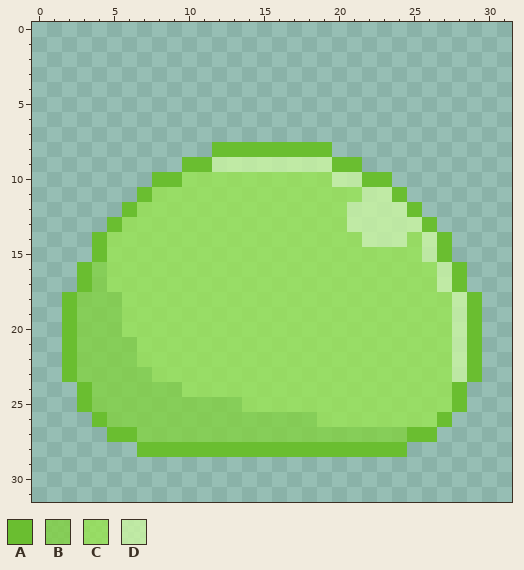
Pixel-art sprite: Assets/StreamingAssets/Sprites/Enemy/2001.png. Above, as it was before the edit.
The file is 32x32 pixels.
Palette (. is transparent): A #6abe30  B #82d240c8  C #99e550c8  D #cbf6a1c8
Pixels before, first column x 2:
 8 ..........AAAAAAAA..........
 9 ........AADDDDDDDDAA........
10 ......AACCCCCCCCCCDDAA......
11 .....ACCCCCCCCCCCCCCDDA.....
12 ....ACCCCCCCCCCCCCCDDDDA....
13 ...ACCCCCCCCCCCCCCCDDDDDA...
14 ..ACCCCCCCCCCCCCCCCCDDDCDA..
15 ..ACCCCCCCCCCCCCCCCCCCCCDA..
16 .ABCCCCCCCCCCCCCCCCCCCCCCDA.
17 .ABCCCCCCCCCCCCCCCCCCCCCCDA.
18 ABBBCCCCCCCCCCCCCCCCCCCCCCDA
19 ABBBCCCCCCCCCCCCCCCCCCCCCCDA
20 ABBBCCCCCCCCCCCCCCCCCCCCCCDA
21 ABBBBCCCCCCCCCCCCCCCCCCCCCDA
22 ABBBBCCCCCCCCCCCCCCCCCCCCCDA
23 ABBBBBCCCCCCCCCCCCCCCCCCCCDA
24 .ABBBBBBCCCCCCCCCCCCCCCCCCA.
25 .ABBBBBBBBBBCCCCCCCCCCCCCCA.
26 ..ABBBBBBBBBBBBBBCCCCCCCCA..
27 ...AABBBBBBBBBBBBBBBBBBAA...
28 .....AAAAAAAAAAAAAAAAAA.....
New version:
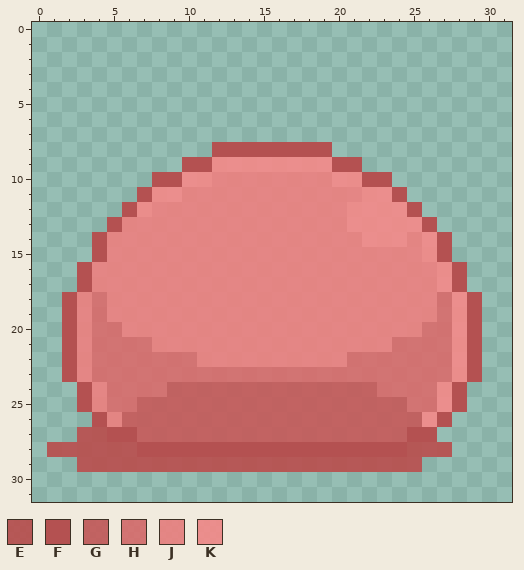
Colours new in this view: E #bb4949de  F #b45151  G #c85656de  H #db6969de  J #f07e7ede  K #f88787de
What changed:
Changed rows in their new state; - is an unchanged pixel.
first column x 1:
 8 -----------FFFFFFFF----------
 9 ---------FFKKKKKKKKFF--------
10 -------FFKKJJJJJJJJKKFF------
11 ------FKKJJJJJJJJJJJJKKF-----
12 -----FKJJJJJJJJJJJJJKKKKF----
13 ----FJJJJJJJJJJJJJJJKKKKKF---
14 ---FJJJJJJJJJJJJJJJJJKKKJKF--
15 ---FJJJJJJJJJJJJJJJJJJJJJKF--
16 --FJJJJJJJJJJJJJJJJJJJJJJJKF-
17 --FJJJJJJJJJJJJJJJJJJJJJJJKF-
18 -FJHJJJJJJJJJJJJJJJJJJJJJJHKF
19 -FJHJJJJJJJJJJJJJJJJJJJJJJHKF
20 -FJHHJJJJJJJJJJJJJJJJJJJJHHKF
21 -FJHHHHJJJJJJJJJJJJJJJJHHHHKF
22 -FJHHHHHHHJJJJJJJJJJHHHHHHHKF
23 -FJHHHHHHHHHHHHHHHHHHHHHHHHKF
24 --FJHHHHGGGGGGGGGGGGGGHHHHKF-
25 --FJHHGGGGGGGGGGGGGGGGGGHHKF-
26 ---FJGGGGGGGGGGGGGGGGGGGGKF--
27 --EEFFGGGGGGGGGGGGGGGGGGFF---
28 EEEEEEFFFFFFFFFFFFFFFFFFEEE--
29 --EEEEEEEEEEEEEEEEEEEEEEE----
